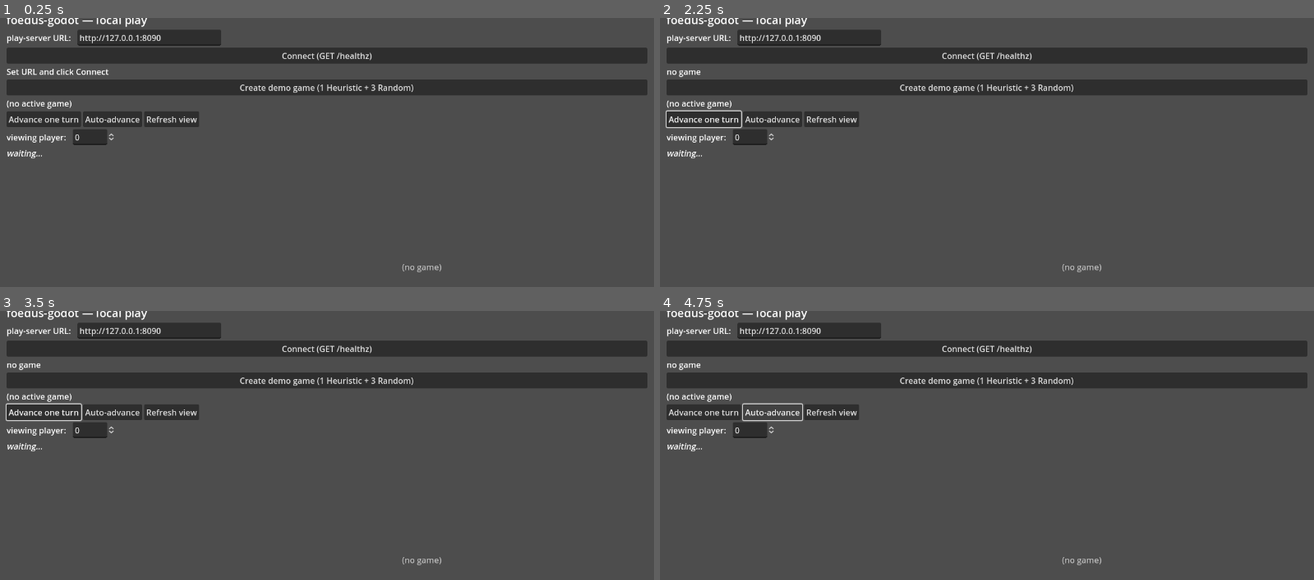
Above: before the commit, frames 1-4 (two rows, left to right).
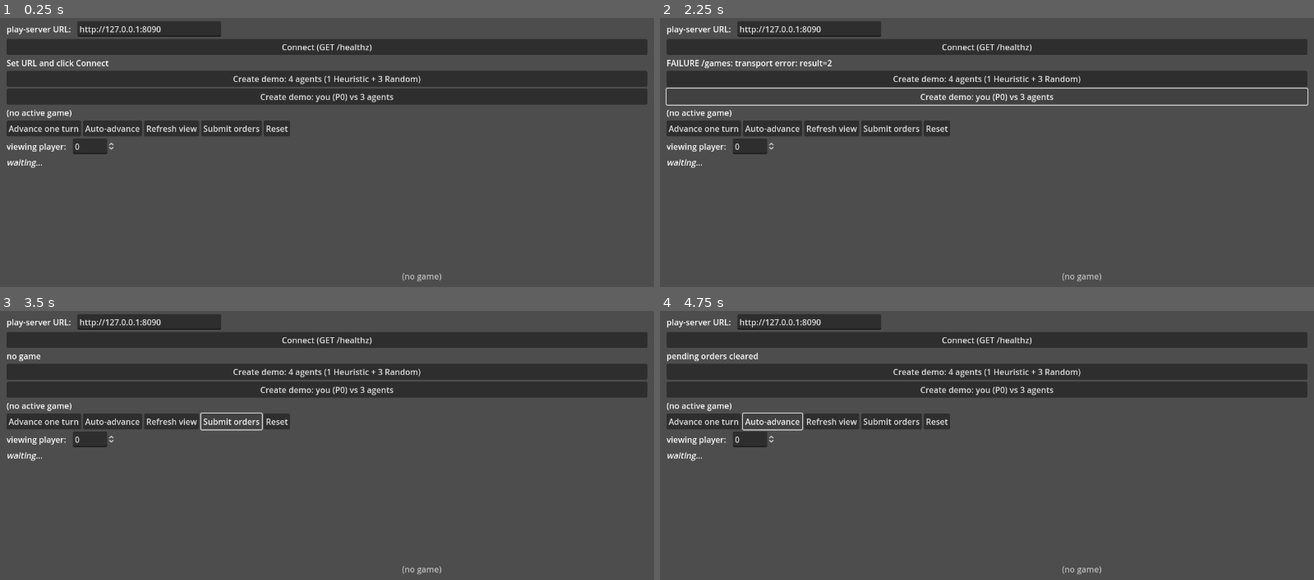
Above: after the commit, the same moments.

Repository: dbyrne/foedus-godot
Game: Godot game, scene res://scenes/Main.tscn
Two runs of this game, one before a commit and one after it. Both use one fixed random seed, a clock stepped at 60 frames per second and the inputs below.
Inputs (mouse positions are in pixels of both pictures, inside the frame that each line leads up to):
- Up to frame 1 (0.25 s): no input
- Up to frame 2 (2.25 s): click "Create demo game (1 Heuristic…" (after the commit: "Create demo: 4 agents (1 Heur…") at 0.5 s; click "Advance one turn" at 1.25 s; click (987, 96) at 2 s, where only the run after the commit has a clickable "Create demo: you (P0) vs 3 ag…"
- Up to frame 3 (3.5 s): click (228, 421) at 2.75 s, where only the run after the commit has a clickable "Submit orders"
- Up to frame 4 (4.75 s): click (934, 421) at 3.5 s, where only the run after the commit has a clickable "Reset"; click "Auto-advance" at 4.25 s

The runs differ from the first frame. In frame 1, 17% of the frame differs, in the area x 1-99%, y 0-98%; in frame 2, 15%; in frame 3, 17%; in frame 4, 17%.

Commit message:
Order queue + Submit/Reset + human-vs-agents demo + arrow overlays
Fixes the order-overwrite bug: clicking a destination used to immediately
POST /orders for that one unit, which clobbered any orders already queued
for the player's other units (the server's submit replaces the whole
player dict).

New flow:
- Click your unit -> selects (yellow ring on map).
- Click destination -> queues a Move (or Hold if you click the unit's own
  hex). Stored in pending_orders locally.
- HexMap draws yellow arrow from src->dst for each pending Move, and a
  yellow ring on the source hex for pending Hold.
- "Submit orders" button POSTs /orders with all queued orders, defaulting
  unspecified units to Hold so what's sent matches what's on the map.
- "Reset" button clears pending orders without submitting.
- Switching the viewing player or applying a fresh /view also clears
  pending orders (they were tied to the previous turn / player).

New "Create demo: you (P0) vs 3 agents" button creates a 4-player game
where seat 0 is human; the other three are 1 HeuristicAgent + 2 RandomAgents.
Pairs with the existing all-agents demo for spectator runs.

HexMap.gd:
- pending_orders (str(unit_id) -> order dict) drives a new overlay pass
  in _draw(): _draw_arrow with a small head and offset endpoints so the
  arrow doesn't collide with unit circles.
- set_pending_orders(dict) refreshes the overlay externally.

Tests:
- smoke updated for new SubmitBtn / ResetBtn / CreateHumanBtn paths;
  passes.
- Project runs cleanly for 60 frames headless (exit 0).

Co-Authored-By: Claude Opus 4.7 (1M context) <noreply@anthropic.com>

Diff:
--- a/scenes/Main.tscn
+++ b/scenes/Main.tscn
@@ -48,7 +48,11 @@
 
 [node name="CreateBtn" type="Button" parent="VBox"]
 layout_mode = 2
-text = "Create demo game (1 Heuristic + 3 Random)"
+text = "Create demo: 4 agents (1 Heuristic + 3 Random)"
+
+[node name="CreateHumanBtn" type="Button" parent="VBox"]
+layout_mode = 2
+text = "Create demo: you (P0) vs 3 agents"
 
 [node name="GamesLabel" type="Label" parent="VBox"]
 layout_mode = 2
@@ -68,6 +72,14 @@
 [node name="ViewBtn" type="Button" parent="VBox/HBoxButtons"]
 layout_mode = 2
 text = "Refresh view"
+
+[node name="SubmitBtn" type="Button" parent="VBox/HBoxButtons"]
+layout_mode = 2
+text = "Submit orders"
+
+[node name="ResetBtn" type="Button" parent="VBox/HBoxButtons"]
+layout_mode = 2
+text = "Reset"
 
 [node name="ViewSelect" type="HBoxContainer" parent="VBox"]
 layout_mode = 2
--- a/scripts/HexMap.gd
+++ b/scripts/HexMap.gd
@@ -33,6 +33,8 @@
 
 var view_data: Dictionary = {}
 var selected_unit_id: int = -1
+# Local pending orders awaiting submit; str(unit_id) -> order dict.
+var pending_orders: Dictionary = {}
 
 # Cache: node_id (int) -> Vector2(q, r). Rebuilt on update_view.
 var _coords_by_node: Dictionary = {}
@@ -62,6 +64,11 @@
 
 func select_unit(unit_id: int) -> void:
 	selected_unit_id = unit_id
+	queue_redraw()
+
+
+func set_pending_orders(orders: Dictionary) -> void:
+	pending_orders = orders.duplicate()
 	queue_redraw()
 
 
@@ -123,6 +130,44 @@
 
 		if int(u["id"]) == selected_unit_id:
 			draw_arc(px2, HEX_SIZE * 0.42, 0.0, TAU, 36, SELECT_RING, 3.0)
+
+	# Pending-order overlays: a thin line from source to destination per
+	# pending Move; a small ring on the source for pending Hold.
+	for unit_id_str in pending_orders:
+		var order: Dictionary = pending_orders[unit_id_str]
+		var u_data: Dictionary = units.get(unit_id_str, {})
+		if u_data.is_empty():
+			continue
+		var src_loc_str: String = str(u_data["location"])
+		if not coords.has(src_loc_str):
+			continue
+		var src_qr: Array = coords[src_loc_str]
+		var src_px: Vector2 = _axial_to_pixel(src_qr[0], src_qr[1], origin)
+		var t: String = str(order.get("type", ""))
+		if t == "Move":
+			var dest_id: int = int(order.get("dest", -1))
+			var dest_str: String = str(dest_id)
+			if not coords.has(dest_str):
+				continue
+			var dest_qr: Array = coords[dest_str]
+			var dest_px: Vector2 = _axial_to_pixel(dest_qr[0], dest_qr[1], origin)
+			_draw_arrow(src_px, dest_px, SELECT_RING)
+		elif t == "Hold":
+			draw_arc(src_px, HEX_SIZE * 0.50, 0.0, TAU, 36, SELECT_RING, 2.0)
+
+
+func _draw_arrow(from: Vector2, to: Vector2, color: Color) -> void:
+	# Pull endpoints in a bit so arrows don't collide with unit circles.
+	var dir: Vector2 = (to - from).normalized()
+	var src: Vector2 = from + dir * (HEX_SIZE * 0.32)
+	var dst: Vector2 = to - dir * (HEX_SIZE * 0.32)
+	draw_line(src, dst, color, 2.5)
+	# Arrowhead.
+	var perp: Vector2 = Vector2(-dir.y, dir.x)
+	var head_a: Vector2 = dst - dir * 10.0 + perp * 5.0
+	var head_b: Vector2 = dst - dir * 10.0 - perp * 5.0
+	draw_line(dst, head_a, color, 2.5)
+	draw_line(dst, head_b, color, 2.5)
 
 
 func _draw_placeholder() -> void:
--- a/scripts/Main.gd
+++ b/scripts/Main.gd
@@ -1,11 +1,17 @@
 ## Bootstrap controller for foedus-godot.
 ##
-## Wires the GameClient + HexMap together:
-##   - Connect/Create/Advance/View buttons drive the play-server HTTP API.
-##   - HexMap renders the latest /view response.
-##   - Click a unit on the map -> selects it. Click an adjacent empty hex ->
-##     sends a Move order. Click your unit's own hex -> Hold. Click a
-##     non-adjacent hex with a unit selected clears selection.
+## Order-entry flow:
+##   1. Click your unit on the map -> it highlights (selected).
+##   2. Click a destination hex -> records a *pending* order locally
+##      (Move to that node, or Hold if it's the unit's own location).
+##   3. Repeat for other units.
+##   4. Click "Submit orders" -> the accumulated orders are sent to
+##      /games/{id}/orders. Unspecified units default to Hold (server
+##      already does this; we send Holds explicitly for clarity).
+##   5. Once all human seats have submitted, click "Advance" to resolve.
+##
+## The client never auto-submits on click; that would clobber other units'
+## pending orders since the server's submit replaces the whole player dict.
 class_name Main
 extends Control
 
@@ -14,18 +20,23 @@
 @onready var output_label: RichTextLabel = $VBox/HSplit/OutputLabel
 @onready var connect_btn: Button = $VBox/ConnectBtn
 @onready var create_btn: Button = $VBox/CreateBtn
+@onready var create_human_btn: Button = $VBox/CreateHumanBtn
 @onready var advance_btn: Button = $VBox/HBoxButtons/AdvanceBtn
 @onready var auto_btn: Button = $VBox/HBoxButtons/AutoBtn
 @onready var view_btn: Button = $VBox/HBoxButtons/ViewBtn
+@onready var submit_btn: Button = $VBox/HBoxButtons/SubmitBtn
+@onready var reset_btn: Button = $VBox/HBoxButtons/ResetBtn
 @onready var url_edit: LineEdit = $VBox/HBox/UrlEdit
 @onready var view_player_spin: SpinBox = $VBox/ViewSelect/ViewPlayerSpin
-@onready var hex_map: HexMap = $VBox/HSplit/HexMap
+@onready var hex_map: Control = $VBox/HSplit/HexMap
 
 var client: GameClient
 var current_game_id: String = ""
 var current_view: Dictionary = {}
 var selected_unit_id: int = -1
 var num_players: int = 4
+# str(unit_id) -> order dict (e.g. {"type": "Move", "dest": 5}). Drained on submit.
+var pending_orders: Dictionary = {}
 
 
 func _ready() -> void:
@@ -36,9 +47,12 @@
 
 	connect_btn.pressed.connect(_on_connect_pressed)
 	create_btn.pressed.connect(_on_create_pressed)
+	create_human_btn.pressed.connect(_on_create_human_pressed)
 	advance_btn.pressed.connect(_on_advance_pressed)
 	auto_btn.pressed.connect(_on_auto_pressed)
 	view_btn.pressed.connect(_on_view_pressed)
+	submit_btn.pressed.connect(_on_submit_pressed)
+	reset_btn.pressed.connect(_on_reset_pressed)
 	view_player_spin.value_changed.connect(_on_view_player_changed)
 
 	hex_map.unit_clicked.connect(_on_unit_clicked)
@@ -56,26 +70,44 @@
 
 
 func _on_create_pressed() -> void:
-	var config := {
-		"num_players": num_players,
-		"seed": 42,
-		"max_turns": 15,
-		"peace_threshold": 99,
-	}
 	var seats := [
 		{"type": "agent", "kind": "foedus.HeuristicAgent"},
 		{"type": "agent", "kind": "foedus.RandomAgent", "args": {"seed": 1}},
 		{"type": "agent", "kind": "foedus.RandomAgent", "args": {"seed": 2}},
 		{"type": "agent", "kind": "foedus.RandomAgent", "args": {"seed": 3}},
 	]
+	_create_with_seats(seats)
+
+
+func _on_create_human_pressed() -> void:
+	# Player 0 is you; rest are agents.
+	var seats := [
+		{"type": "human", "name": "you"},
+		{"type": "agent", "kind": "foedus.HeuristicAgent"},
+		{"type": "agent", "kind": "foedus.RandomAgent", "args": {"seed": 2}},
+		{"type": "agent", "kind": "foedus.RandomAgent", "args": {"seed": 3}},
+	]
+	_create_with_seats(seats)
+	view_player_spin.value = 0
+
+
+func _create_with_seats(seats: Array) -> void:
+	var config := {
+		"num_players": seats.size(),
+		"seed": 42,
+		"max_turns": 25,
+		"peace_threshold": 99,
+	}
+	num_players = seats.size()
 	view_player_spin.max_value = num_players - 1
+	pending_orders.clear()
+	hex_map.set_pending_orders({})
 	status_label.text = "creating game..."
 	client.create_game(config, seats)
 
 
 func _on_advance_pressed() -> void:
 	if current_game_id.is_empty():
-		status_label.text = "no game"
 		return
 	client.advance(current_game_id, false)
 
@@ -91,6 +123,12 @@
 
 
 func _on_view_player_changed(_v: float) -> void:
+	# Switching viewing player invalidates pending orders (they were for
+	# the previous player's units).
+	pending_orders.clear()
+	hex_map.set_pending_orders({})
+	selected_unit_id = -1
+	hex_map.clear_selection()
 	_refresh_view()
 
 
@@ -98,6 +136,41 @@
 	if current_game_id.is_empty():
 		return
 	client.view(current_game_id, int(view_player_spin.value))
+
+
+func _on_submit_pressed() -> void:
+	if current_game_id.is_empty():
+		status_label.text = "no game"
+		return
+	if current_view.is_empty():
+		status_label.text = "no view to submit from"
+		return
+	# Fill missing units with explicit Hold so what we send matches what the
+	# user sees on the map.
+	var orders: Dictionary = {}
+	for u in current_view.get("your_units", []):
+		var uid_str: String = str(u["id"])
+		orders[uid_str] = pending_orders.get(uid_str, {"type": "Hold"})
+	if orders.is_empty():
+		status_label.text = "(no units to submit orders for)"
+		return
+	var player: int = int(view_player_spin.value)
+	status_label.text = "submitting %d order(s) for player %d..." % [
+		orders.size(), player
+	]
+	client.submit_orders(current_game_id, player, orders)
+	pending_orders.clear()
+	hex_map.set_pending_orders({})
+	selected_unit_id = -1
+	hex_map.clear_selection()
+
+
+func _on_reset_pressed() -> void:
+	pending_orders.clear()
+	hex_map.set_pending_orders({})
+	selected_unit_id = -1
+	hex_map.clear_selection()
+	status_label.text = "pending orders cleared"
 
 
 # --- HexMap interaction ---
@@ -106,10 +179,13 @@
 func _on_unit_clicked(unit_id: int, owner: int) -> void:
 	var you: int = int(view_player_spin.value)
 	if owner != you:
-		# Clicked an enemy unit — for now, treat as deselect.
+		# Enemy unit clicked — for now, deselect. Future: support orders
+		# might target enemy units (SupportMove against), tackle then.
 		selected_unit_id = -1
 		hex_map.clear_selection()
-		status_label.text = "(enemy unit u%d not selectable)" % unit_id
+		status_label.text = "(u%d belongs to player %d, not you)" % [
+			unit_id, owner
+		]
 		return
 	selected_unit_id = unit_id
 	hex_map.select_unit(unit_id)
@@ -119,27 +195,25 @@
 func _on_hex_clicked(node_id: int) -> void:
 	if selected_unit_id < 0 or current_view.is_empty():
 		return
-	var legal: Dictionary = current_view.get("legal_orders", {})
-	var unit_legal: Array = legal.get(str(selected_unit_id), [])
-
-	# Find a legal order on this hex: prefer Move, fall back to Hold if it's
-	# the unit's own location.
-	var your_units: Array = current_view.get("your_units", [])
+
 	var unit_loc: int = -1
-	for u in your_units:
+	for u in current_view.get("your_units", []):
 		if int(u["id"]) == selected_unit_id:
 			unit_loc = int(u["location"])
 			break
 
+	var legal: Array = current_view.get("legal_orders", {}).get(
+			str(selected_unit_id), [])
 	var chosen: Variant = null
 	if node_id == unit_loc:
-		for o in unit_legal:
-			if o.get("type") == "Hold":
+		for o in legal:
+			if str(o.get("type", "")) == "Hold":
 				chosen = o
 				break
 	else:
-		for o in unit_legal:
-			if o.get("type") == "Move" and int(o.get("dest", -1)) == node_id:
+		for o in legal:
+			if str(o.get("type", "")) == "Move" \
+					and int(o.get("dest", -1)) == node_id:
 				chosen = o
 				break
 
@@ -149,16 +223,14 @@
 		]
 		return
 
-	# Pre-pop our submission with this single order; existing stored orders
-	# for other units stay the responsibility of subsequent clicks.
-	var orders: Dictionary = {str(selected_unit_id): chosen}
-	# (For v1 we let the player submit one unit's order at a time and rely on
-	# legal-orders defaulting Hold for the others. The play-server will fill
-	# any unsubmitted units with Hold automatically when it's the only
-	# pending player.)
-	status_label.text = "submitting u%d %s..." % [selected_unit_id, chosen.type]
-	var player: int = int(view_player_spin.value)
-	client.submit_orders(current_game_id, player, orders)
+	pending_orders[str(selected_unit_id)] = chosen
+	hex_map.set_pending_orders(pending_orders)
+	status_label.text = "queued u%d %s (%d order%s pending)" % [
+		selected_unit_id,
+		str(chosen.get("type", "")),
+		pending_orders.size(),
+		"" if pending_orders.size() == 1 else "s",
+	]
 	selected_unit_id = -1
 	hex_map.clear_selection()
 
@@ -177,11 +249,14 @@
 	elif endpoint.contains("/advance"):
 		var t: int = data.get("turn", -1)
 		var term: bool = data.get("is_terminal", false)
-		status_label.text = "advance: turn=%d terminal=%s" % [t, term]
+		var awaiting: Array = data.get("awaiting_humans", [])
+		status_label.text = "advance: turn=%d terminal=%s awaiting=%s" % [
+			t, term, str(awaiting)
+		]
 		_refresh_view()
 	elif endpoint.contains("/orders"):
-		status_label.text = "orders submitted; ready=%s" % str(
-				data.get("ready_to_resolve", false))
+		var ready: bool = data.get("ready_to_resolve", false)
+		status_label.text = "orders submitted; ready_to_resolve=%s" % str(ready)
 		_refresh_view()
 	elif endpoint.contains("/view/"):
 		_apply_view(data)
@@ -196,6 +271,9 @@
 		return
 	current_view = view
 	hex_map.update_view(view)
+	# Pending orders from a previous turn are stale once we get a new view.
+	pending_orders.clear()
+	hex_map.set_pending_orders({})
 	_render_text(view)
 
 
@@ -208,7 +286,7 @@
 	lines.append("scores: %s" % JSON.stringify(view.get("scores", {})))
 	lines.append("eliminated: %s" % str(view.get("eliminated", [])))
 	if view.get("is_terminal", false):
-		lines.append("[color=green]TERMINAL[/color]")
+		lines.append("[color=#7fdc7f]TERMINAL[/color]")
 		var winner: Variant = view.get("winner", null)
 		var winners: Array = view.get("winners", [])
 		if winner != null:
--- a/scripts/test_smoke.gd
+++ b/scripts/test_smoke.gd
@@ -51,9 +51,12 @@
 		"VBox",
 		"VBox/ConnectBtn",
 		"VBox/CreateBtn",
+		"VBox/CreateHumanBtn",
 		"VBox/HBoxButtons/AdvanceBtn",
 		"VBox/HBoxButtons/AutoBtn",
 		"VBox/HBoxButtons/ViewBtn",
+		"VBox/HBoxButtons/SubmitBtn",
+		"VBox/HBoxButtons/ResetBtn",
 		"VBox/HSplit/OutputLabel",
 		"VBox/HSplit/HexMap",
 	]
